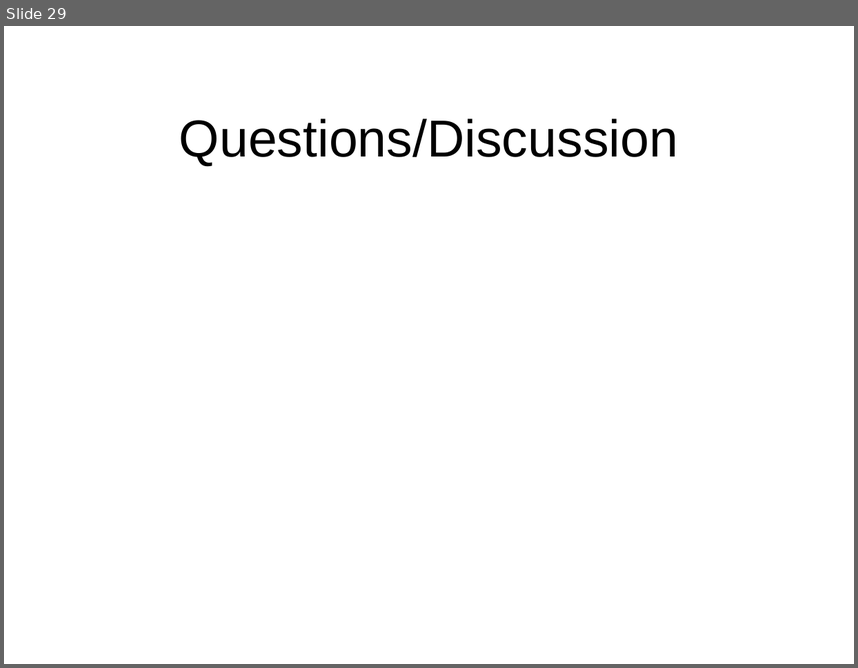
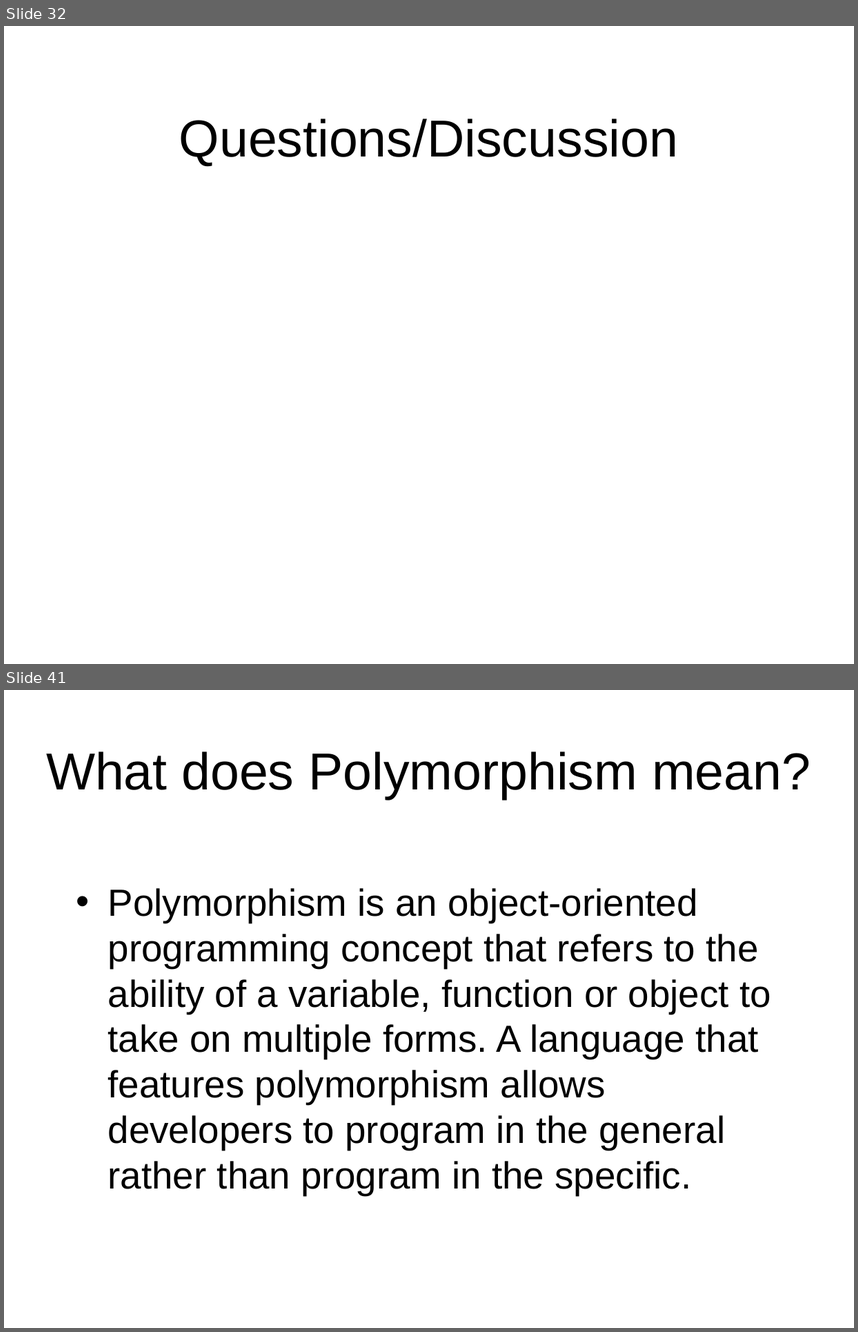
Before and after one commit to octaviordz/zjnu2017.github.io, a slide deck: OOAD/lectures/010--Introduction.ppt. Shown one above the other, each under a label of ours: slide 29 before the commit, slides 32 and 41 after it; the slides between them are not shown. The pictures are 858x668 and 858x1332 pixels, drawn with LibreOffice and Linux fonts; fonts in the diff are those of the drawing. Boxes give left, top, right and bottom in pixels: in the first picture for what was removed or moved away, otherwise in the second. Text is boxed around its words. In the diff, an @@ line names an element or a change of style, - is before the commit and + after.

```diff
--- a/OOAD/lectures/010--Introduction.ppt
+++ b/OOAD/lectures/010--Introduction.ppt
@@ slide 41 added at (x1=4, y1=690, x2=854, y2=1328), background #FFFFFF @@
@@ title added at (x1=46, y1=751, x2=811, y2=799), 44 pt, text #000000 @@
+What does Polymorphism mean?
@@ text added at (x1=108, y1=888, x2=771, y2=1194), 32 pt, text #000000 @@
+• Polymorphism is an object-oriented programming concept that refers to the ability of a variable, function or object to take on multiple forms. A language that features polymorphism allows developers to program in the general rather than program in the specific.
@@ what was slide 29 is now slide 32 @@
```
Also in this commit, not shown: 1 slide changed, 11 other slides added, 1 slide removed, 2 other files.
